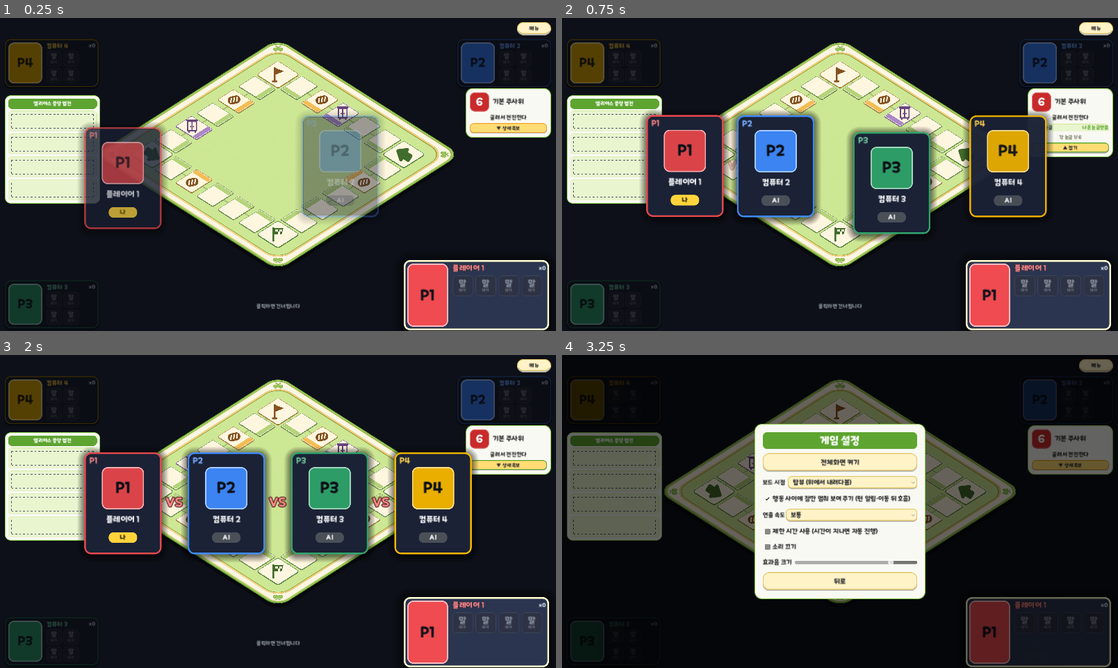
Above: before the commit, frames 1-4 (two rows, left to right).
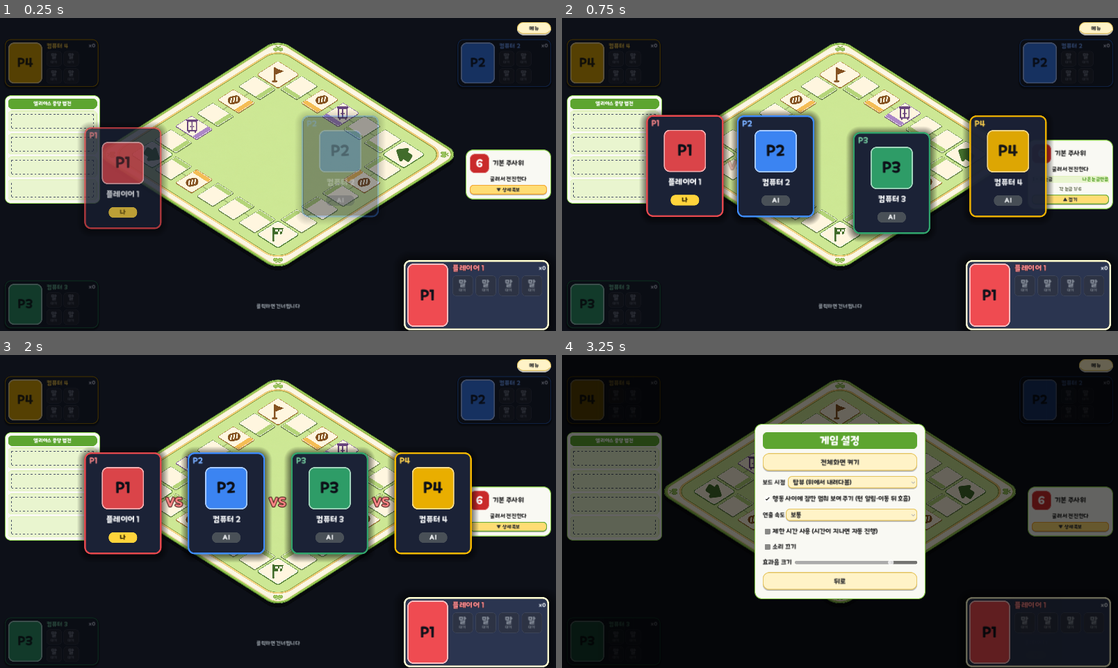
Above: after the commit, the same moments.

Repository: mayjohn66-cmd/TRG
Game: Godot game, scene res://scenes/main_board.tscn
The game is run twice, just before and just after one commit, with the same random seed, the same clock (stepped at 60 frames per second) and the same inputs. This scene is started directly instead of the project's main scene.
Inputs:
- Up to frame 1 (0.25 s): no input
- Up to frame 2 (0.75 s): click "▼ 상세 족보" at 0.5 s
- Up to frame 3 (2 s): click "▲ 접기" at 1.25 s
- Up to frame 4 (3.25 s): click "메뉴" at 2 s; click "게임 설정" at 2.75 s

The runs differ from the first frame. In frame 1, 4.8% of the frame differs, in the area x 83-100%, y 22-58%; in frame 2, 4.8%; in frame 3, 4.6%; in frame 4, 4.8%.

Commit message:
판정 도구 카드를 우측 중앙 기준으로 배치
Co-Authored-By: Claude Sonnet 5.5 <noreply@anthropic.com>
Claude-Session: https://claude.ai/code/session_01HvvTBBGdmqrXHkL2GAw3GJ

Diff:
--- a/scenes/main_board.gd
+++ b/scenes/main_board.gd
@@ -18,6 +18,7 @@
 const BOARD_SIZE: float = 520.0
 ## 보드 시점. TOP: 완전 탑뷰, TILT: 테이블에 앉아 비스듬히 내려다보는 기울인 탑뷰(세로 압축 + 위쪽이 멀어 보이는 원근 + 서 있는 말과 그림자).
 ## 보드는 한 변 6칸의 정사각 트랙을 45도 돌려 마름모로 세운다 (0번 출발선이 아래 꼭짓점, 반시계로 오른쪽 -> 위 -> 왼쪽 꼭짓점).
+const TOOL_CARD_CENTER_Y: float = 384.0  ## 판정 도구 카드의 세로 중심 (우측 중앙)
 const DIAMOND_KX: float = 520.0        ## 회전한 평면 좌표 1.0당 가로 픽셀
 const DIAMOND_KY: float = 330.0        ## 회전한 평면 좌표 1.0당 세로 픽셀 (눌러서 마름모 비율을 만든다)
 enum ViewMode { TOP, TILT }
@@ -1206,13 +1207,14 @@
 	_apply_tool_expand()
 	_tool_board.reset_size()
 	_place_action_row_below_tool_card()
-	_place_action_row_below_tool_card()
-
-
-## 펼친 상세 족보가 멈추기·패스 버튼 행을 가리지 않게, 버튼 행을 카드 바로 아래로 내린다.
+
+
+## 판정 도구 카드는 화면 우측 중앙(세로 중심 384)을 기준으로 앉고, 펼치면 위아래로 늘어난다. 멈추기·패스 버튼 행은 카드 바로 아래에 붙는다.
 func _place_action_row_below_tool_card() -> void:
-	var base_y: float = maxf(440.0, 172.0 + _tool_board.size.y + 8.0)
-	_set_layout_base(_action_row, Vector2(1134, base_y))
+	var height: float = maxf(_tool_board.size.y, _tool_board.get_combined_minimum_size().y)
+	var top_y: float = TOOL_CARD_CENTER_Y - height / 2.0
+	_set_layout_base(_tool_board, Vector2(1144, top_y))
+	_set_layout_base(_action_row, Vector2(1134, top_y + height + 8.0))
 	_apply_layout_now()
 
 
@@ -3235,6 +3237,7 @@
 		_rebuild_tool_rules(rules, card[1])
 	_apply_tool_expand()
 	_tool_board.reset_size()
+	_place_action_row_below_tool_card()
 
 
 ## 규칙표를 다시 그린다: 행마다 [항목 ......... 결과] 한 줄.
--- a/tests/ui_fx_test.gd
+++ b/tests/ui_fx_test.gd
@@ -648,7 +648,7 @@
 	var current: int = manager.current_player_id()
 	manager.state.tools[current] = ToolRegistry.create(&"HOLDEM")
 	_board._refresh_controls()
-	_expect(_board._tool_board.size.x == 210.0 and _board._tool_board.size.y >= 100.0 and _board._tool_board.position.y + _board._tool_board.size.y <= 438.0, "판정 도구 카드는 폭 210 고정, 높이는 내용에 맞춰 늘어나되 굴림 버튼 행(y=440) 위에서 끝나야 한다")
+	_expect(_board._tool_board.size.x == 210.0 and _board._tool_board.size.y >= 100.0 and absf(_board._tool_board.position.y + _board._tool_board.size.y / 2.0 - 384.0) < 2.0, "판정 도구 카드는 폭 210 고정, 높이는 내용에 맞춰 늘어나고 우측 중앙(세로 384) 기준으로 앉는다 (%s %s)" % [str(_board._tool_board.position), str(_board._tool_board.size)])
 	_expect(_board._tool_title.text == "텍사스 홀덤 딜러" and _board._tool_main.text.contains("카드 족보") and _board._tool_icon.custom_minimum_size == Vector2(48, 48), "홀덤 카드: 이름 + 핵심 규칙 + 48x48 심볼 (%s)" % _board._tool_main.text)
 	_expect(_board._tool_toggle.visible and not _board._tool_expanded and not _board._tool_rules.visible, "처음에는 한 줄 요약만 보이고 상세 족보는 접혀 있다")
 	var collapsed_height: float = _board._tool_board.size.y
@@ -759,7 +759,7 @@
 		_board._refresh_controls()
 		await process_frame
 		var bottom: float = _board._tool_board.position.y + _board._tool_board.size.y
-		_expect(bottom <= 438.0, "%s 도구 카드가 굴림 버튼 행 위에서 끝난다 (아래쪽 %.0f)" % [tool_id, bottom])
+		_expect(bottom <= 560.0 and _board._tool_board.position.y >= 210.0, "%s 도구 카드가 우측 중앙에서 프로필과 겹치지 않는다 (아래쪽 %.0f)" % [tool_id, bottom])
 		_expect(_board._tool_board.size.x == 210.0, "%s 도구 카드 폭 210" % tool_id)
 	manager.state.tools[player_id] = original
 	_board._refresh_controls()
Not shown, changed: docs/GDD_TDD_Master.md
